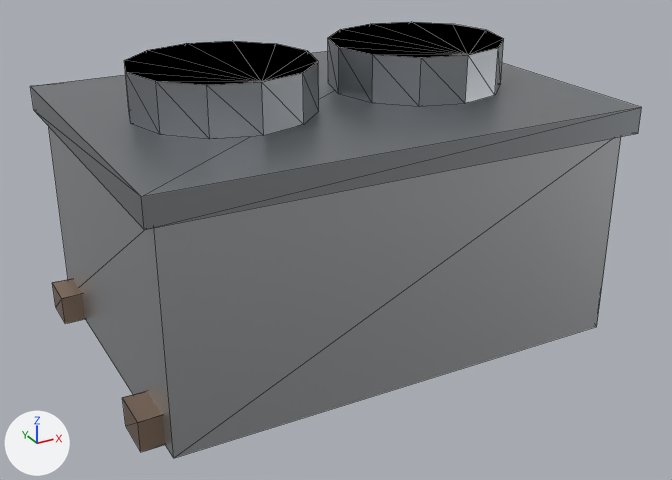
Two versions of the glTF model public/models/props/hvac_unit.lod2.glb, one commit apart.
The view is the same before and after, from a 50 mm lens placed at (-1.99, -3.74, 2.25), pointed at (0.0, -0.12, 0.44). Lighting does not change. The marker at lower left points along +X, +Y and +Z. The picture after the commit comes second. Mesh edges are drawn as thin lines. Where no turn or scale is listed for an object, it has been applied to the vertices. Vertices at exactly the same position are counted once.

In view in the first picture: 'props_hvac_unit'.
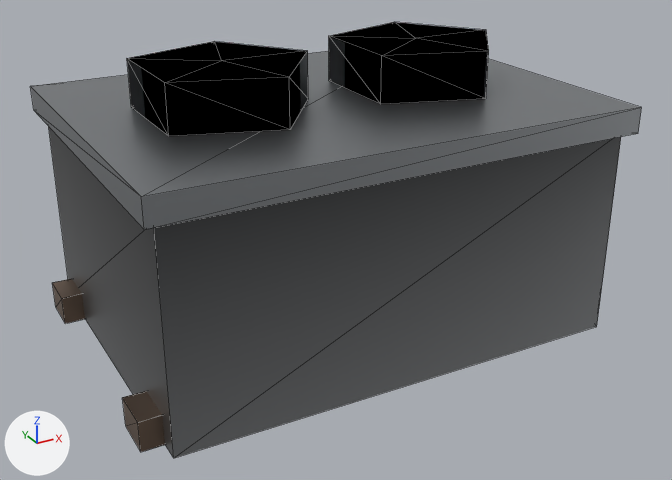
Edits to the bpy script that builds the scene:
```text
Change mat_metal_galv:
    where n0 = _N.new('ShaderNodeBsdfPrincipled'); n0.name = 'Principled BSDF'
    remove n0.inputs[0].default_value = (0.6, 0.62, 0.64, 1.0)  # 'Base Color', light grey #cbced1
    add n2 = _N.new('ShaderNodeMix'); n2.name = 'Mix'
    add n2.data_type = 'RGBA'
    add n2.blend_type = 'MULTIPLY'
    add n2.inputs[0].default_value = 1.0  # 'Factor'
    add n2.inputs[7].default_value = (0.6, 0.62, 0.64, 1.0)  # 'B', light grey #cbced1
    add n3 = _N.new('ShaderNodeVertexColor'); n3.name = 'Color Attribute'
    add _L.new(n2.outputs[2], n0.inputs[0])  # 'Result' to 'Base Color'
    add _L.new(n3.outputs[0], n2.inputs[6])  # 'Color' to 'A'
Change mat_metal_painted:
    where n0 = _N.new('ShaderNodeBsdfPrincipled'); n0.name = 'Principled BSDF'
    remove n0.inputs[0].default_value = (0.38, 0.4, 0.42, 1.0)  # 'Base Color', grey #a6aaad
    add n2 = _N.new('ShaderNodeMix'); n2.name = 'Mix'
    add n2.data_type = 'RGBA'
    add n2.blend_type = 'MULTIPLY'
    add n2.inputs[0].default_value = 1.0  # 'Factor'
    add n2.inputs[7].default_value = (0.38, 0.4, 0.42, 1.0)  # 'B', grey #a6aaad
    add n3 = _N.new('ShaderNodeVertexColor'); n3.name = 'Color Attribute'
    add _L.new(n2.outputs[2], n0.inputs[0])  # 'Result' to 'Base Color'
    add _L.new(n3.outputs[0], n2.inputs[6])  # 'Color' to 'A'
Change mat_metal_rust:
    where n0 = _N.new('ShaderNodeBsdfPrincipled'); n0.name = 'Principled BSDF'
    remove n0.inputs[0].default_value = (0.45, 0.32, 0.24, 1.0)  # 'Base Color', beige #b39986
    add n2 = _N.new('ShaderNodeMix'); n2.name = 'Mix'
    add n2.data_type = 'RGBA'
    add n2.blend_type = 'MULTIPLY'
    add n2.inputs[0].default_value = 1.0  # 'Factor'
    add n2.inputs[7].default_value = (0.45, 0.32, 0.24, 1.0)  # 'B', beige #b39986
    add n3 = _N.new('ShaderNodeVertexColor'); n3.name = 'Color Attribute'
    add _L.new(n2.outputs[2], n0.inputs[0])  # 'Result' to 'Base Color'
    add _L.new(n3.outputs[0], n2.inputs[6])  # 'Color' to 'A'
Change me_props_hvac_unit:
    used by ob_props_hvac_unit; location = (0.0, 0.0, 0.67)
    remove me_props_hvac_unit.from_pydata(...)  # 80 vertices, 136 faces; spans x -1.2..1.2, y -0.85..0.85, z -0.67..0.67
    add me_props_hvac_unit.from_pydata(...)  # 56 vertices, 88 faces; spans x -1.2..1.2, y -0.85..0.85, z -0.67..0.67
    me_props_hvac_unit part 1
    44 vertices are removed from x -0.92..0.86, y -0.42..0.42, z 0.45..0.67
    88 faces are deleted
    20 vertices are added at x -0.84..0.63, y -0.4..0.4, z 0.45..0.67
    40 new faces join them, mat_metal_painted
```

Where the change shows, as pixel boxes (x1, y1, x2, y2) in the pictures (672 x 480 px):
'props_hvac_unit', recoloured, reshaped (darker): (31, 22, 641, 458) in both
part 1 of me_props_hvac_unit, cut back: before (124, 22, 504, 140); after (127, 22, 489, 137)
